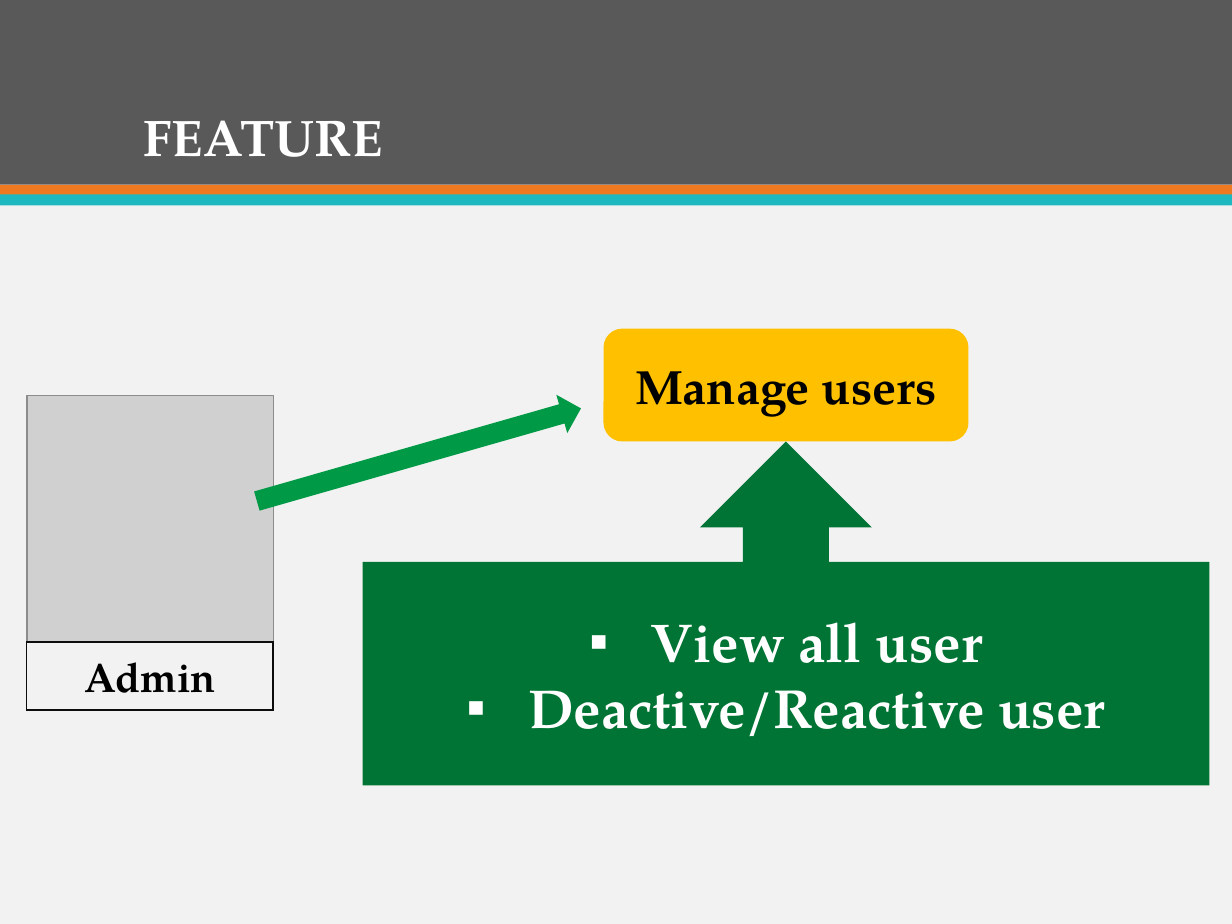
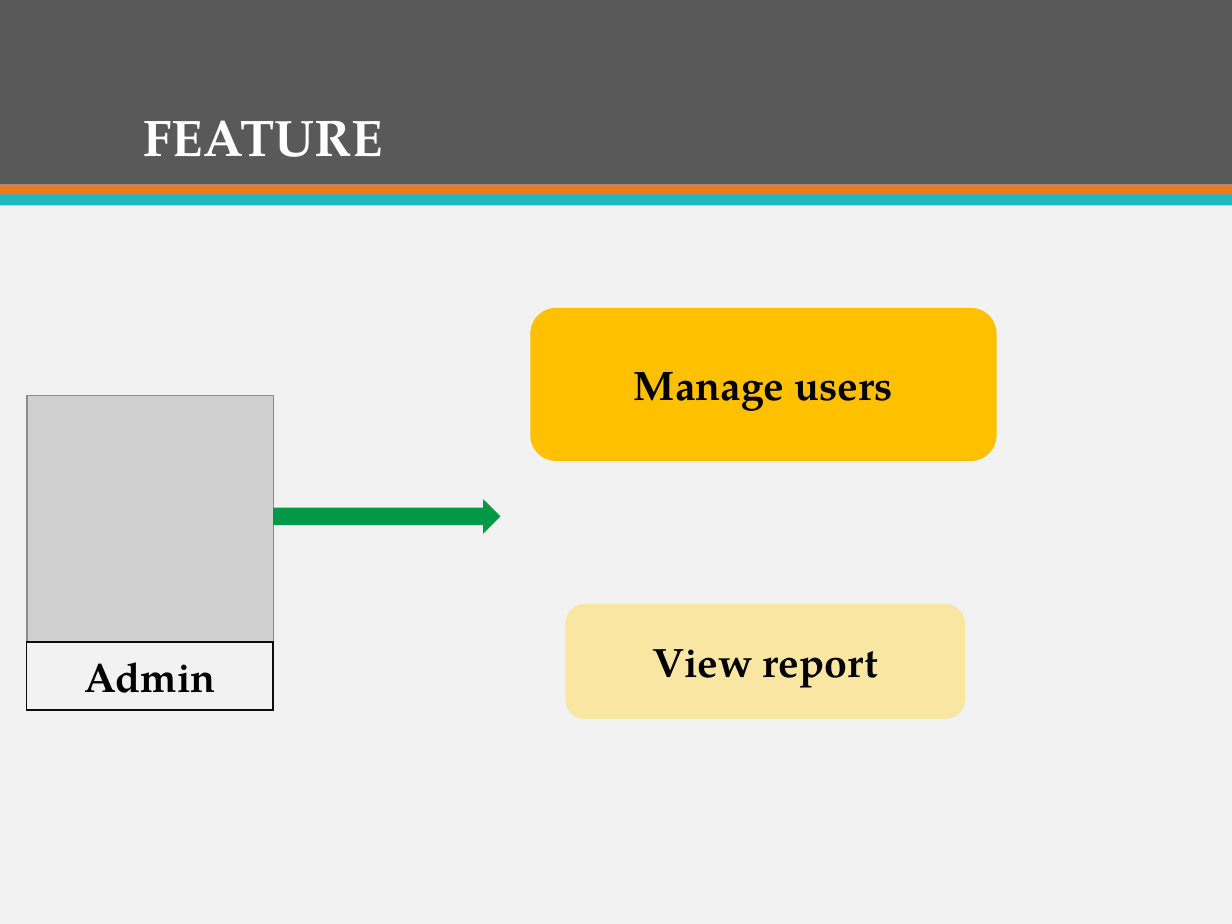
Before and after one commit to firzgard/CarRentalPortal, a slide deck: slide 35 of slide/CAR RENTAL PORTAL-Official.pptx (slide 37 before the commit). Drawn at 1232x924 pixels with LibreOffice and Linux fonts; fonts in the diff are those of the drawing; grey boxes stand for pictures. Boxes give left, top, right and bottom in pixels: in the first picture for what was removed or moved away, otherwise in the second. Text is boxed around its words. In the diff, an @@ line names an element or a change of style, - is before the commit and + after.

```diff
--- a/slide/CAR RENTAL PORTAL-Official.pptx
+++ b/slide/CAR RENTAL PORTAL-Official.pptx
@@ rounded rectangle "Manage users" resized from (x1=604, y1=329, x2=968, y2=442) to (x1=531, y1=308, x2=997, y2=461) @@
@@ rounded rectangle "Manage users" at (x1=531, y1=308, x2=997, y2=461): size 28 to 24 pt @@
@@ up arrow callout removed at (x1=362, y1=441, x2=1209, y2=785) @@
-▪ View all user
-▪ Deactive/Reactive user
@@ right arrow at (x1=274, y1=499, x2=501, y2=533): rotation 344 to 0 degrees @@
@@ rounded rectangle added at (x1=565, y1=604, x2=965, y2=718), fill #F9E6A3, 24 pt, text #000000, bold @@
+View report
```
Also in this commit, not shown: 6 other slides changed, 5 slides added, 8 slides removed.
